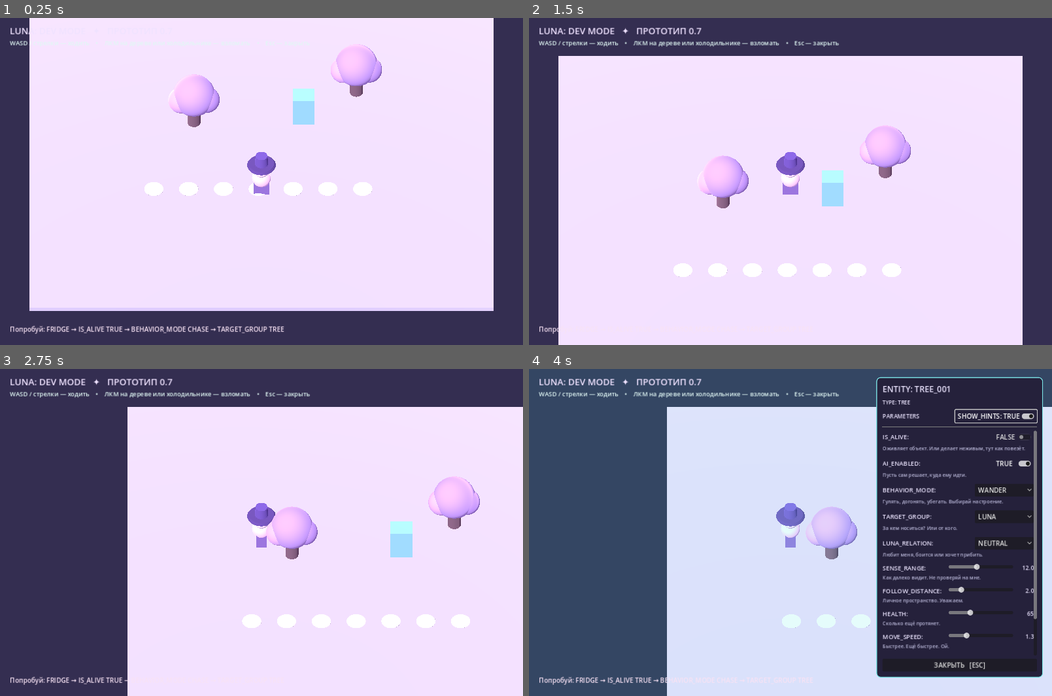
Above: before the commit, frames 1-4 (two rows, left to right).
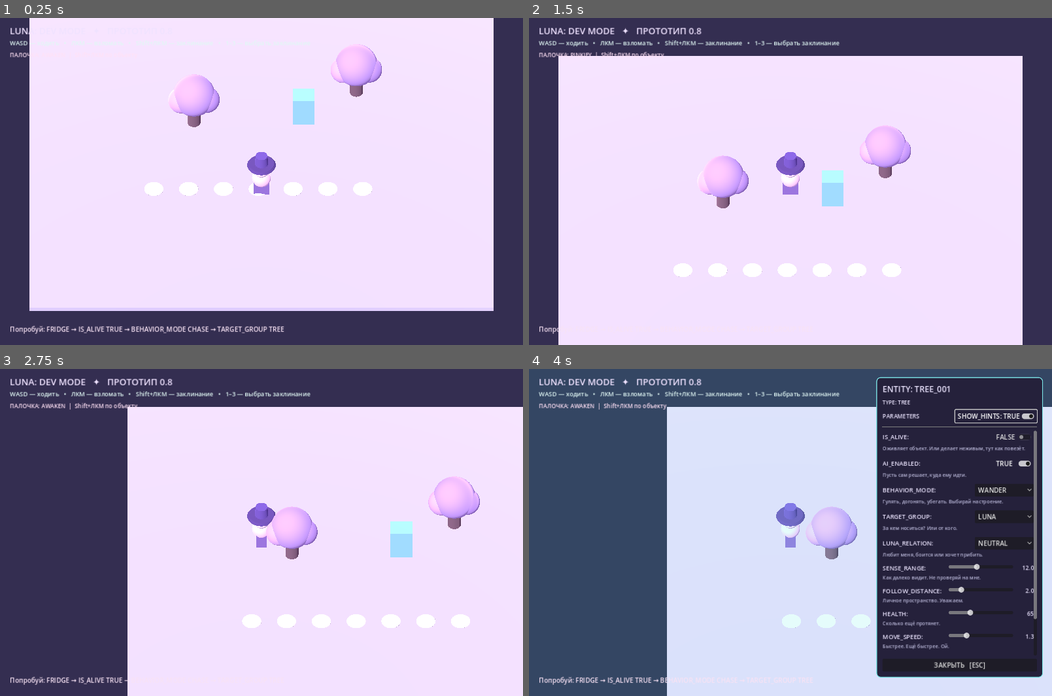
Above: after the commit, the same moments.

Repository: 0ri-space-cat/luna-dev-mode
Game: Godot game, scene res://scenes/main.tscn
Two runs of this game, one before a commit and one after it. Both use one fixed random seed, a clock stepped at 60 frames per second and the inputs below.
Inputs (mouse positions are in pixels of both pictures, inside the frame that each line leads up to):
- Up to frame 1 (0.25 s): no input
- Up to frame 2 (1.5 s): tap Enter at 0.5 s; move the mouse to (764, 246) at 0.52 s; hold W (move_forward) 0.53-1.25 s; tap 1 at 0.6 s; click (764, 246) at 0.67 s; tap 2 at 0.8 s; drag from (947, 230) to (764, 246) at 1.27 s
- Up to frame 3 (2.75 s): tap Space at 2 s; move the mouse to (104, 483) at 2.02 s; hold A (move_left) from 2.03 s (still down); tap 3 at 2.1 s; click (104, 483) at 2.17 s; tap 1 at 2.3 s
- Up to frame 4 (4 s): release A (move_left) at 2.75 s; drag from (816, 532) to (633, 483) at 2.77 s; click "SHOW_HINTS: FALSE" at 3.5 s

The runs differ from the first frame. In frame 1, less than 0.1% of the frame differs, in the area x 1-6%, y 10-12%; in frame 2, 0.7%; in frame 3, 0.7%, in the area x 1-60%, y 3-13%; in frame 4, 0.7%.

Commit message:
feat: cast starter spells by Shift-click and persist relationships on every save

Diff:
--- a/scripts/main.gd
+++ b/scripts/main.gd
@@ -13,6 +13,7 @@
 const SaveService = preload("res://scripts/core/save_service.gd")
 const RelationshipService = preload("res://scripts/core/relationship_service.gd")
 const ProfileService = preload("res://scripts/core/profile_service.gd")
+const SpellService = preload("res://scripts/core/spell_service.gd")
 
 var luna: CharacterBody3D
 var camera: Camera3D
@@ -28,6 +29,10 @@
 var save_service
 var relationship_service
 var profile_service
+var spell_service
+var selected_spell_id := "AWAKEN"
+var pending_spell_cast := false
+var spell_hint_label: Label
 var journal_panel: PanelContainer
 var journal_label: Label
 var save_status_label: Label
@@ -43,6 +48,7 @@
 	relationship_service = RelationshipService.new()
 	event_bus = EventBus.new()
 	effect_engine = EffectEngine.new(world_registry, command_processor, relationship_service)
+	spell_service = SpellService.new(world_registry, effect_engine)
 	rule_engine = RuleEngine.new(effect_engine)
 	save_service = SaveService.new()
 	profile_service = ProfileService.new()
@@ -79,6 +85,14 @@
 
 func _unhandled_input(event: InputEvent) -> void:
 	if event is InputEventKey and event.pressed and not event.echo:
+		if event.keycode in [KEY_1, KEY_2, KEY_3]:
+			var index: int = int(event.keycode) - int(KEY_1)
+			var spell_ids: Array[String] = spell_service.list_spell_ids()
+			if index >= 0 and index < spell_ids.size():
+				selected_spell_id = spell_ids[index]
+				_update_spell_hint()
+			get_viewport().set_input_as_handled()
+			return
 		if event.keycode == KEY_J:
 			_toggle_journal()
 			get_viewport().set_input_as_handled()
@@ -93,6 +107,7 @@
 			return
 	if event is InputEventMouseButton and event.button_index == MOUSE_BUTTON_LEFT and event.pressed:
 		pending_selection = event.position
+		pending_spell_cast = event.shift_pressed
 
 
 func _physics_process(_delta: float) -> void:
@@ -101,8 +116,10 @@
 	# Physics queries are intentionally performed in a physics tick, not in input callbacks.
 	if pending_selection != Vector2(-1, -1):
 		var mouse_position := pending_selection
+		var casting: bool = pending_spell_cast
 		pending_selection = Vector2(-1, -1)
-		_try_select(mouse_position)
+		pending_spell_cast = false
+		_try_select(mouse_position, casting)
 
 
 func _exit_tree() -> void:
@@ -304,18 +321,25 @@
 	layer.add_child(pause_tint)
 
 	var header := Label.new()
-	header.text = "LUNA: DEV MODE   ✦   ПРОТОТИП 0.7"
+	header.text = "LUNA: DEV MODE   ✦   ПРОТОТИП 0.8"
 	header.position = Vector2(24, 16)
 	header.add_theme_font_size_override("font_size", 22)
 	header.add_theme_color_override("font_color", Color("efe2ff"))
 	layer.add_child(header)
 
 	var instructions := Label.new()
-	instructions.text = "WASD / стрелки — ходить    •    ЛКМ на дереве или холодильнике — взломать    •    Esc — закрыть"
+	instructions.text = "WASD — ходить   •   ЛКМ — взломать   •   Shift+ЛКМ — заклинание   •   1–3 — выбрать заклинание"
 	instructions.position = Vector2(24, 50)
 	instructions.add_theme_font_size_override("font_size", 15)
 	instructions.add_theme_color_override("font_color", Color("e0f7f4"))
 	layer.add_child(instructions)
+
+	spell_hint_label = Label.new()
+	spell_hint_label.position = Vector2(24, 80)
+	spell_hint_label.add_theme_font_size_override("font_size", 14)
+	spell_hint_label.add_theme_color_override("font_color", Color("ffe1f5"))
+	layer.add_child(spell_hint_label)
+	_update_spell_hint()
 
 	var bottom := Label.new()
 	bottom.text = "Попробуй: FRIDGE → IS_ALIVE TRUE → BEHAVIOR_MODE CHASE → TARGET_GROUP TREE"
@@ -365,7 +389,7 @@
 	editor.closed.connect(_close_editor)
 
 
-func _try_select(mouse_position: Vector2) -> void:
+func _try_select(mouse_position: Vector2, casting: bool = false) -> void:
 	var from := camera.project_ray_origin(mouse_position)
 	var to := from + camera.project_ray_normal(mouse_position) * 150.0
 	var query := PhysicsRayQueryParameters3D.create(from, to, 2)
@@ -374,6 +398,16 @@
 		return
 	var entity: Object = hit.get("collider")
 	if entity == null or not entity.has_method("get_parameter"):
+		return
+	if casting:
+		var selected: Node = entity as Node
+		var record: Variant = selected.get("record")
+		if record == null:
+			return
+		if spell_service.cast_spell(selected_spell_id, "luna", str(record.id)):
+			_show_checkpoint_message("ЗАКЛИНАНИЕ: %s" % selected_spell_id)
+		else:
+			_show_checkpoint_message(spell_service.last_error)
 		return
 	_open_editor(entity as Node3D)
 
@@ -395,7 +429,7 @@
 func _save_checkpoint(notify_player: bool) -> void:
 	if save_service == null or not is_instance_valid(luna):
 		return
-	var success: bool = save_service.save_world(world_registry, luna)
+	var success: bool = save_service.save_world(world_registry, luna, relationship_service)
 	if notify_player or not success:
 		_show_checkpoint_message("МИР СОХРАНЁН" if success else "ОШИБКА СОХРАНЕНИЯ: %s" % save_service.last_error)
 
@@ -453,3 +487,10 @@
 			for parameter_id in fields:
 				lines.append("  — %s" % parameter_id.to_upper())
 	journal_label.text = "\n".join(lines)
+
+
+func _update_spell_hint() -> void:
+	if not is_instance_valid(spell_hint_label) or spell_service == null:
+		return
+	var spell: Dictionary = spell_service.get_spell(selected_spell_id)
+	spell_hint_label.text = "ПАЛОЧКА: %s  |  Shift+ЛКМ по объекту" % str(spell.get("label", selected_spell_id))
